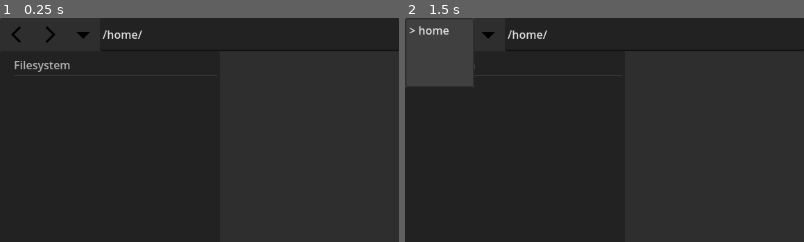
Above: before the commit, frames 1-2 (left to right).
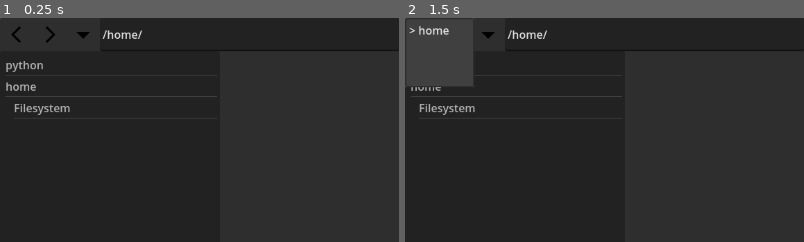
Above: after the commit, the same moments.

Repository: Koumarin/file-manager
Game: Godot game, scene res://scn/main.tscn
The game is run twice, just before and just after one commit, with the same random seed, the same clock (stepped at 60 frames per second) and the same inputs. The engine's default icon, where the game draws it, is replaced by a stand-in: a white triangle on a blue panel in a dark square.
Inputs (mouse positions are % of the whole screen's width and height, from its top left):
- Up to frame 1 (0.25 s): no input
- Up to frame 2 (1.5 s): click (6, 4) at 0.5 s; click (10, 4) at 1.25 s
The pictures show only the part of the screen within x 0-50%, y 0-50%; the shares and areas given below are measured in that part.

The runs differ from the first frame. In frame 1, 1.0% of the frame differs, in the area x 1-55%, y 19-44%; in frame 2, 0.6%.

Commit message:
fix not displaying system bookmarks on Linux

Diff:
--- a/scn/file-tree.tscn
+++ b/scn/file-tree.tscn
@@ -77,7 +77,7 @@
 			var path := OS.get_system_dir(i)
 			if not dirs.has(path):
 				dirs.append(path)
-	elif OS.get_name() == 'X11':
+	elif OS.get_name() == 'Linux':
 		for i in range(DirAccess.get_drive_count()):
 			var path := DirAccess.get_drive_name(i)
 			if not path == '/' and not path == '/home':
